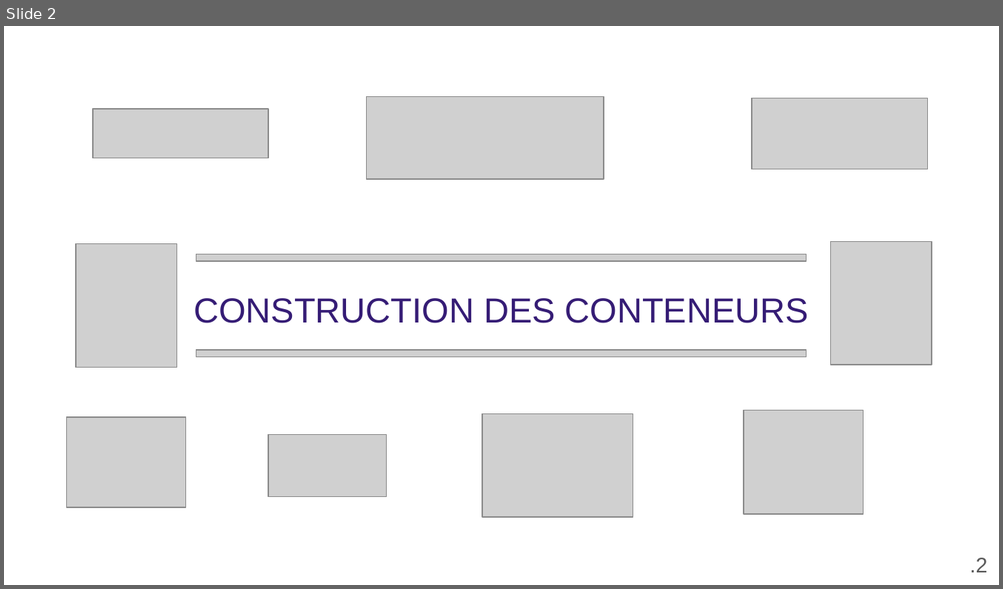
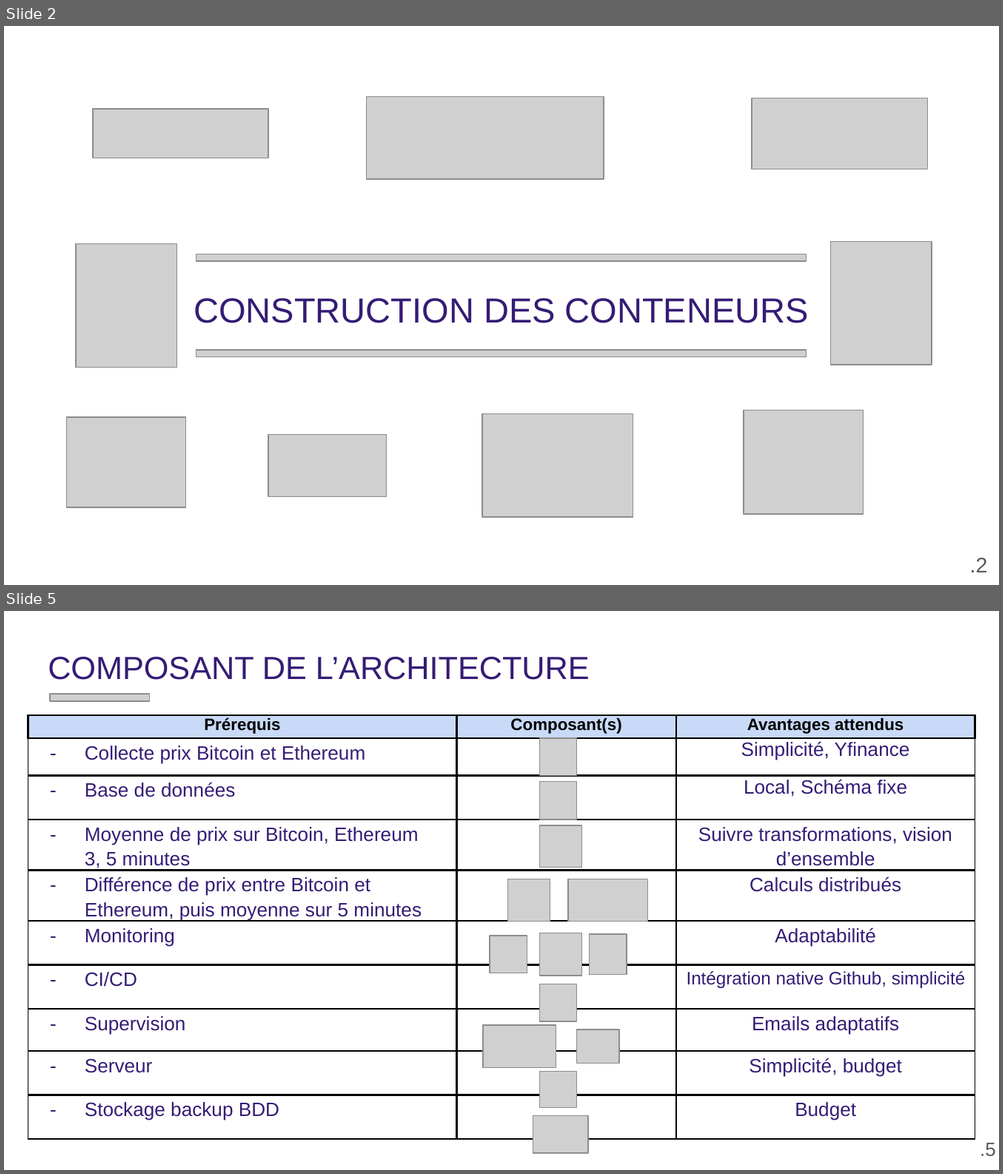
Before and after one commit to gaetancorin/btc_eth_streaming_data, a slide deck: _documentation/DOSSIER DE VALIDATION.pptx. Shown one above the other, each under a label of ours: slide 2 before the commit, slides 2 and 5 after it; the slides between them are not shown. The pictures are 1003x589 and 1003x1174 pixels, drawn with LibreOffice and Linux fonts; fonts in the diff are those of the drawing; grey boxes stand for pictures; background and template pictures are left out. Boxes give left, top, right and bottom in pixels: in the first picture for what was removed or moved away, otherwise in the second. Text is boxed around its words. In the diff, an @@ line names an element or a change of style, - is before the commit and + after.

```diff
--- a/_documentation/DOSSIER DE VALIDATION.pptx
+++ b/_documentation/DOSSIER DE VALIDATION.pptx
@@ slide 5 added at [4,611,999,1170], background picture (left out) @@
@@ title added at [48,656,589,680], 23.2 pt, text #351C75 @@
+COMPOSANT DE L’ARCHITECTURE
@@ picture added at [50,694,149,701] @@
@@ table added at [28,715,973,1124], 10 rows, 3 columns @@
+Prérequis | Composant(s) | Avantages attendus
+Collecte prix Bitcoin et Ethereum |  | Simplicité, Yfinance
+Base de données |  | Local, Schéma fixe
+Moyenne de prix sur Bitcoin, Ethereum 3, 5 minutes |  | Suivre transformations, vision d’ensemble
+Différence de prix entre Bitcoin et Ethereum, puis moyenne sur 5 minutes |  | Calculs distribués
+Monitoring |  | Adaptabilité
+CI/CD |  | Intégration native Github, simplicité
+Supervision |  | Emails adaptatifs
+Serveur |  | Simplicité, budget
+Stockage backup BDD |  | Budget
@@ picture added at [539,738,576,776] @@
@@ picture added at [539,781,576,819] @@
@@ picture added at [539,826,581,868] @@
@@ picture added at [507,880,549,921] @@
@@ picture added at [568,880,648,921] @@
@@ picture added at [489,936,526,974] @@
@@ picture added at [539,933,581,976] @@
@@ picture added at [589,934,626,975] @@
@@ picture added at [539,985,576,1022] @@
@@ picture added at [482,1025,555,1068] @@
@@ picture added at [577,1030,619,1064] @@
@@ picture added at [539,1071,576,1108] @@
@@ picture added at [533,1116,588,1153] @@
@@ text added at [979,1143,996,1156], 13.9 pt, text #595959 @@
+.5
```
Also in this commit, not shown: 16 slides changed, 5 other slides added, 8 slides removed, 24 other files.
